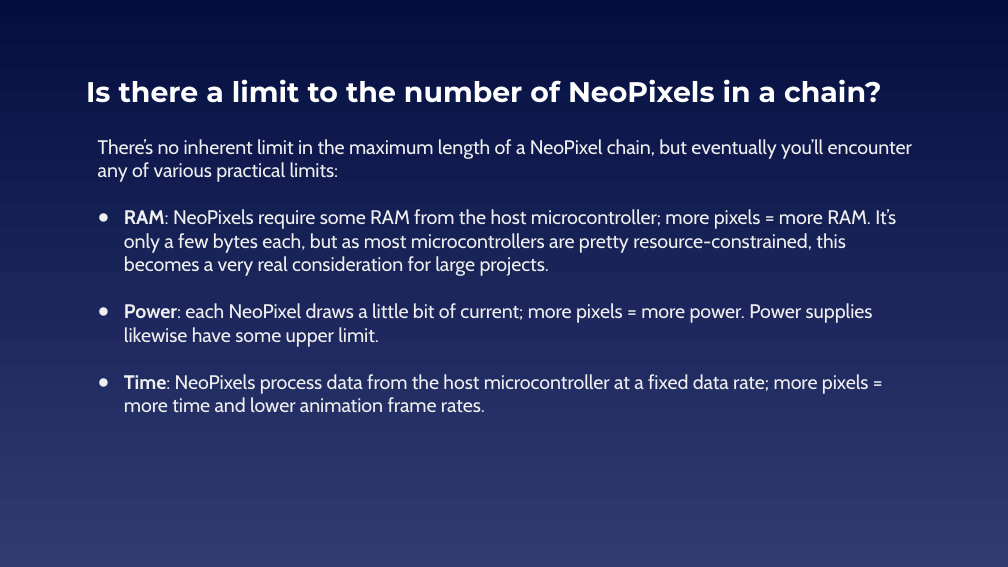
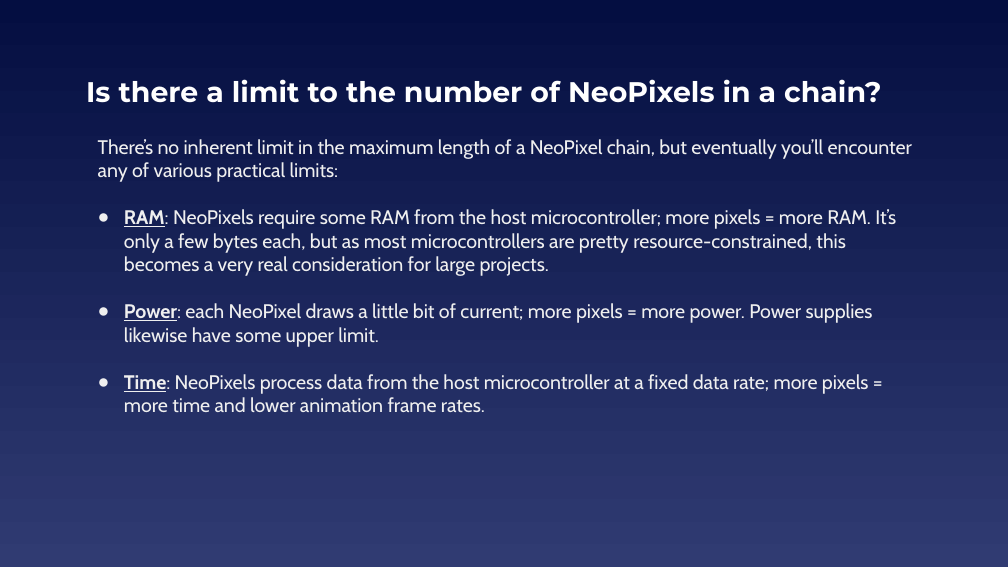
Before and after one commit to EELabMan/NeoPixels, a slide deck: slide 5 of NeoPixels.pptx. Drawn at 1008x567 pixels with LibreOffice and Linux fonts; fonts in the diff are those of the drawing. Boxes give left, top, right and bottom in pixels: in the first picture for what was removed or moved away, otherwise in the second. Text is boxed around its words. In the diff, an @@ line names an element or a change of style, - is before the commit and + after.

```diff
--- a/NeoPixels.pptx
+++ b/NeoPixels.pptx
@@ text at box(124, 209, 896, 412): underline on in "RAM:", "Power:", "Time:" @@
```
Also in this commit, not shown: 3 other slides changed.
